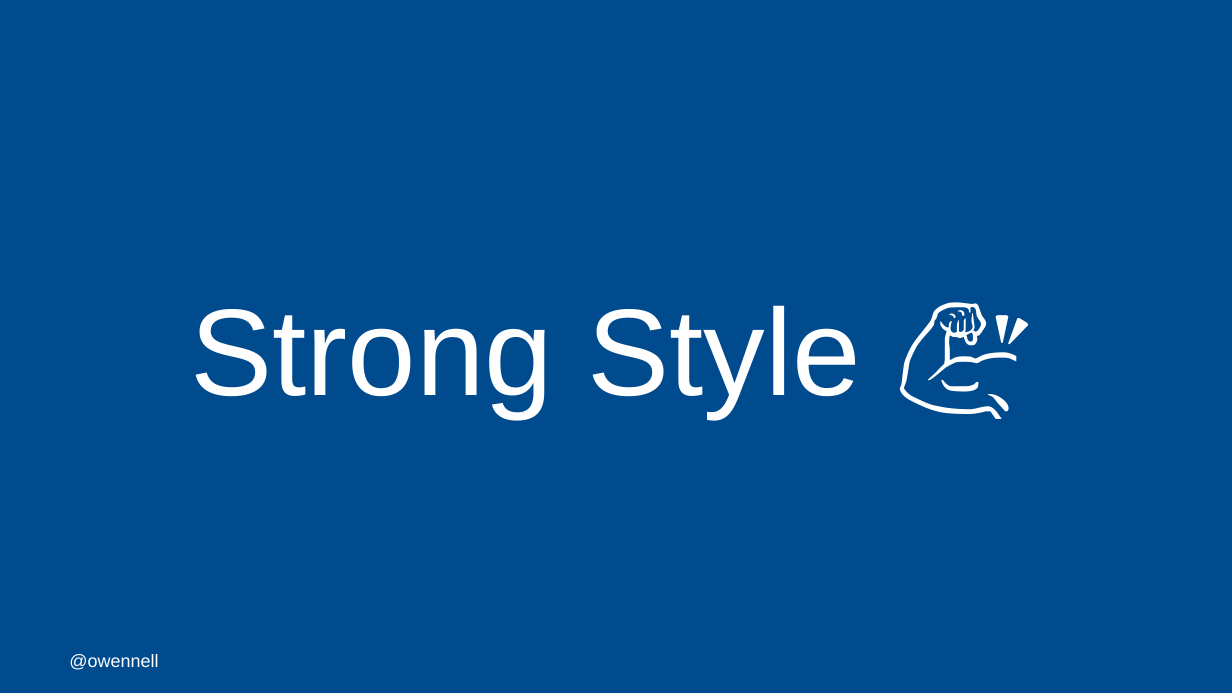
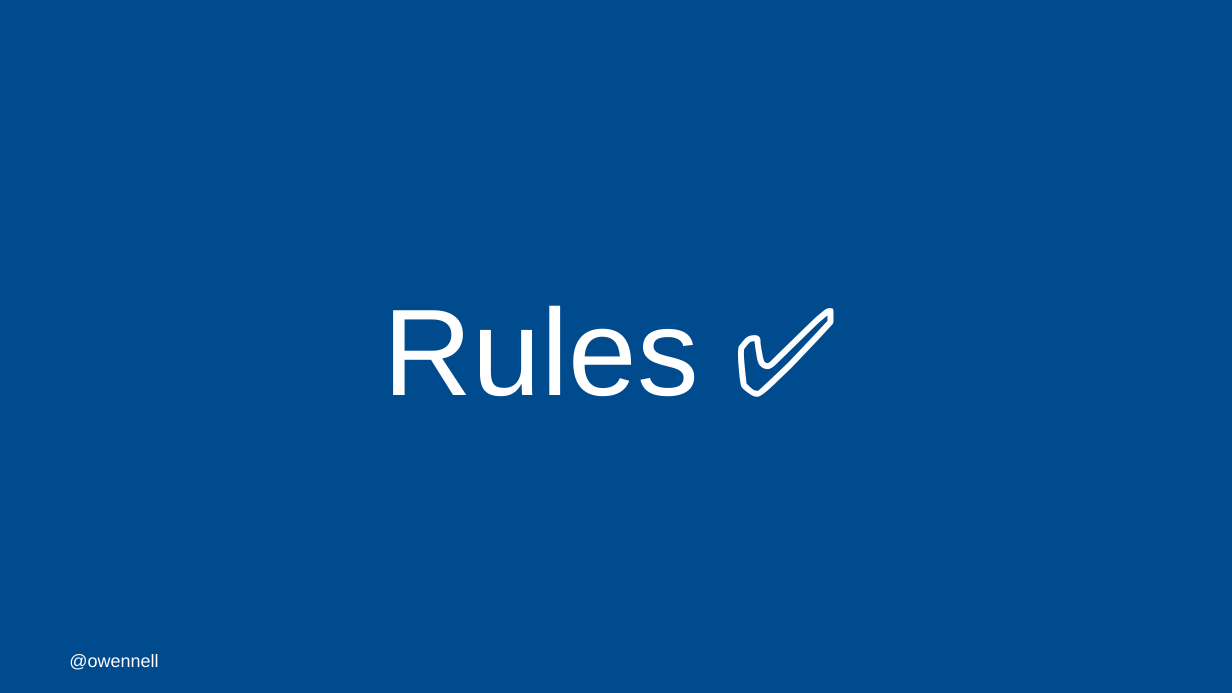
Before and after one commit to oliwennell/talks, a slide deck: slide 48 of a-mob-mentality.pptx. Drawn at 1232x693 pixels with LibreOffice and Linux fonts; fonts in the diff are those of the drawing; background and template pictures are left out. Boxes give left, top, right and bottom in pixels: in the first picture for what was removed or moved away, otherwise in the second. Text is boxed around its words. In the diff, an @@ line names an element or a change of style, - is before the commit and + after.

```diff
--- a/a-mob-mentality.pptx
+++ b/a-mob-mentality.pptx
@@ title at <box>384,305,699,397</box>: text changed @@
-Strong Style 💪
+Rules ✅
```
Also in this commit, not shown: 9 other slides changed, 1 slide added.
